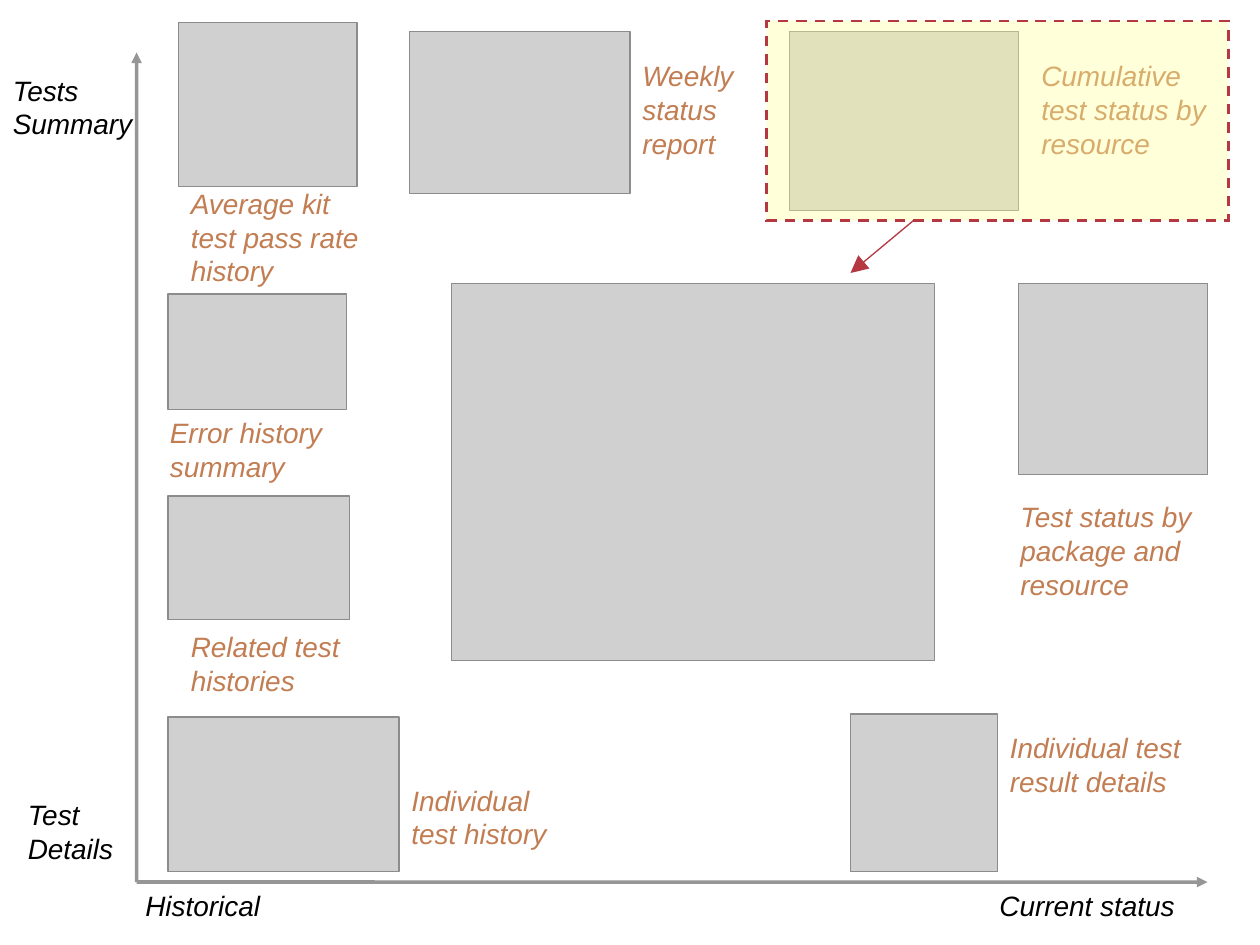
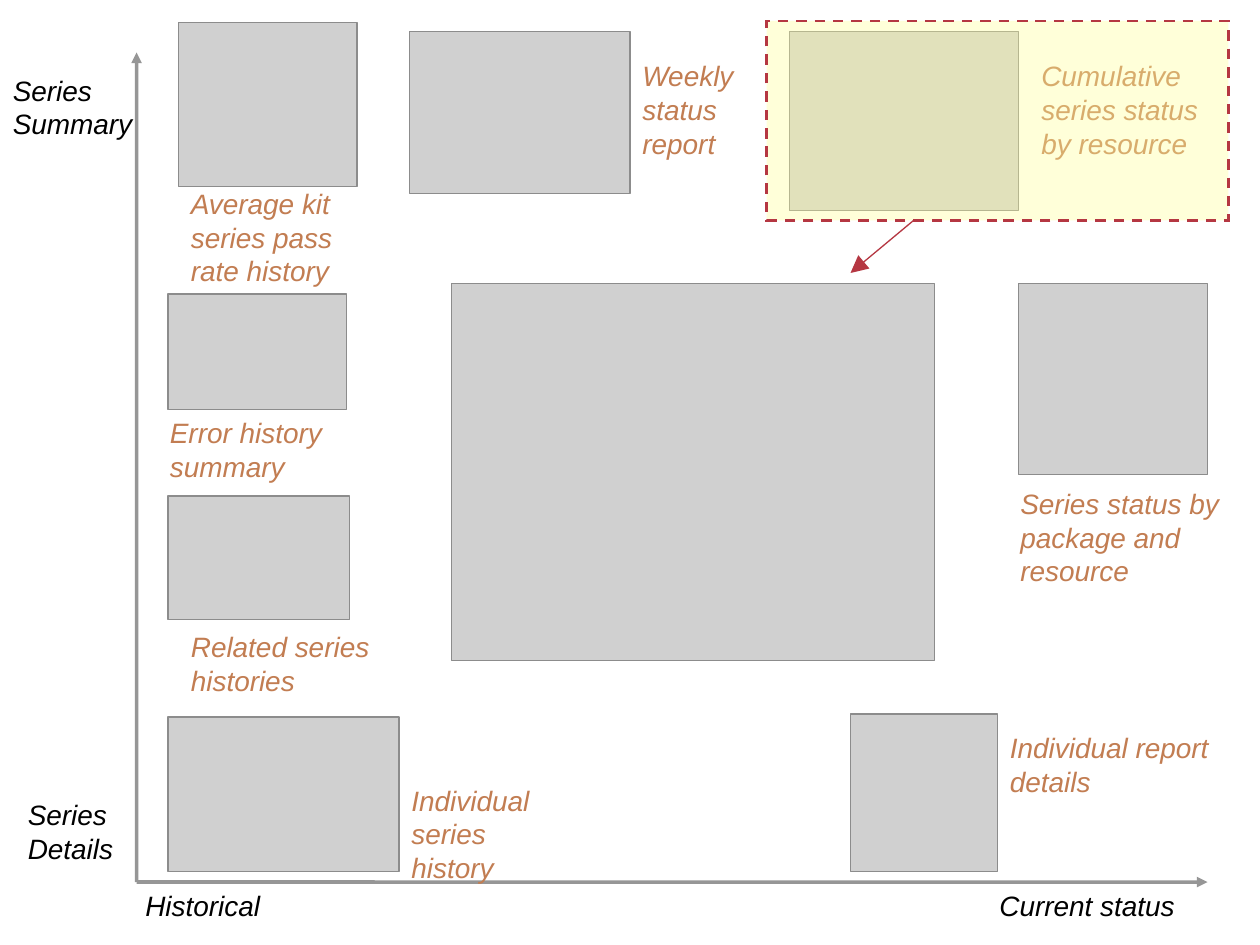
Before and after one commit to IncaProject/inca-xsede, a slide deck: slide 5 of talks/2008workshop/consumer.ppt. Drawn at 1260x945 pixels with LibreOffice and Linux fonts; fonts in the diff are those of the drawing; grey boxes stand for pictures. Boxes give left, top, right and bottom in pixels: in the first picture for what was removed or moved away, otherwise in the second. Text is boxed around its words. In the diff, an @@ line names an element or a change of style, - is before the commit and + after.

Commit message:
in progress

```diff
--- a/talks/2008workshop/consumer.ppt
+++ b/talks/2008workshop/consumer.ppt
@@ text at (13,80,92,102): text changed @@
-Tests
+Series
@@ text at (1041,66,1198,159): text changed @@
-Cumulative test status by resource
+Cumulative series status by resource
@@ text at (191,193,332,287): text changed @@
-Average kit test pass rate history
+Average kit series pass rate history
@@ text at (1020,493,1219,582): text changed @@
-Test status by package and resource
+Series status by package and resource
@@ text at (191,636,369,692): text changed @@
-Related test histories
+Related series histories
@@ text at (1010,737,1209,793): text changed @@
-Individual test result details
+Individual report details
@@ text at (28,804,107,826): text changed @@
-Test
+Series
@@ text at (411,790,529,883): text changed @@
-Individual test history
+Individual series history
```
Also in this commit, not shown: 7 other slides changed, 9 slides added.
